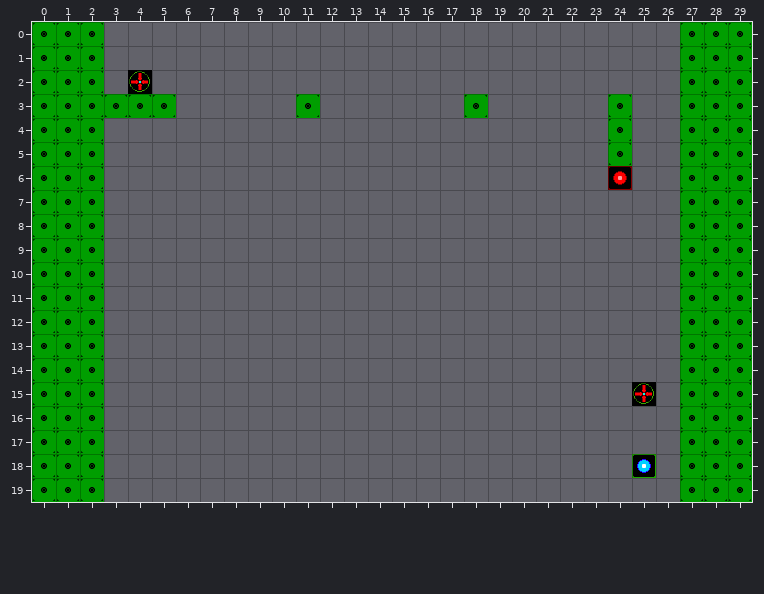
Tiled map, stored at tiled/maps/sector4/level3.tmx. Above, as it was before the edit.
Cells are 32x32 px. Shown: x 0..29, y 0..19.
After the commit:
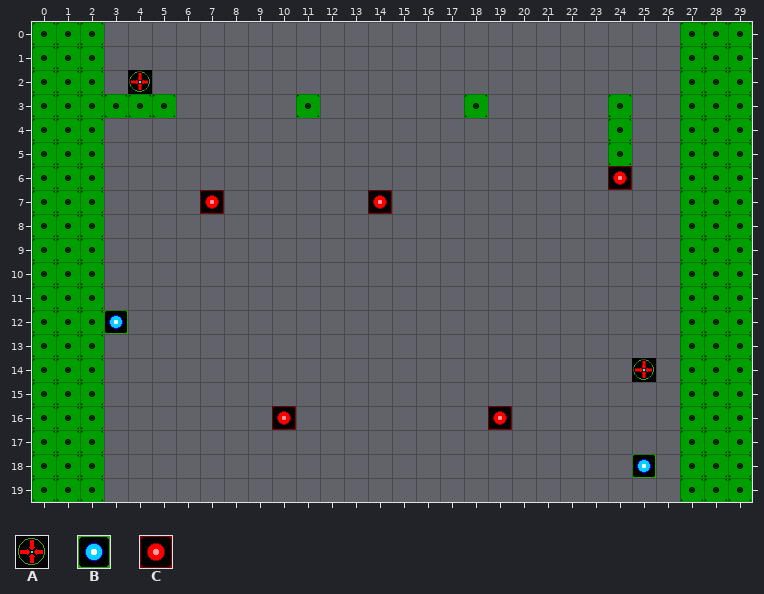
Key: from "Props": A 1 "Placeholder", B 4 "Goal", C 8 "Laser".
Objects are placed by their top-left corner, in cells (3,4 is the top-left corner of cell 3,4); size is 1x1 cell unless given.
From old to new:
--- layer "FutureObjects"
+C "Laser" at 7,7
+C "Laser" at 14,7
+C "Laser" at 14,7
+B "Goal" at 3,12
+C "Laser" at 10,16
+C "Laser" at 19,16
--- layer "Objects"
-A "Trigger" at 25,15
+A "Trigger" at 25,14
Pixel boxes of the changes (left, top, right, bottom) in both pictures:
added: (200, 190, 224, 214)
added: (368, 190, 392, 214)
added: (104, 310, 128, 334)
changed: (632, 358, 656, 406)
added: (272, 406, 296, 430)
added: (488, 406, 512, 430)
